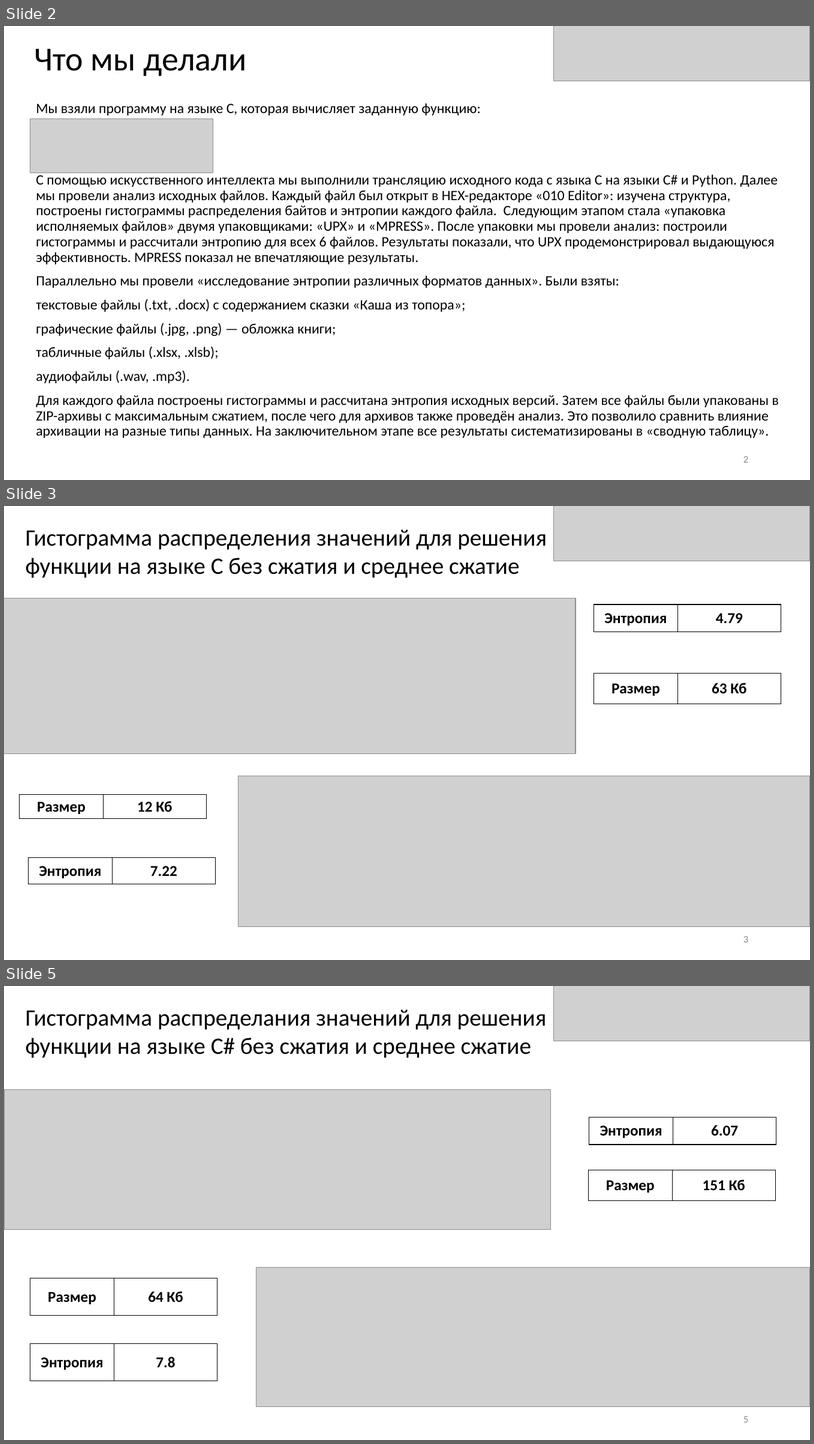
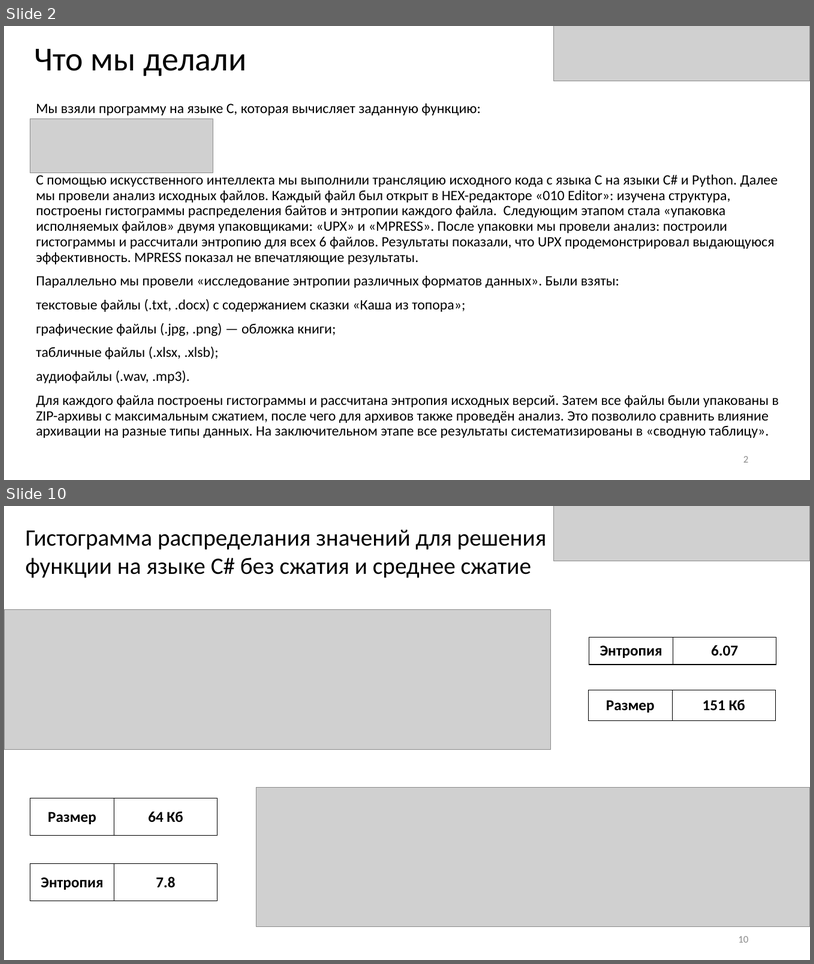
Before and after one commit to Ann1703/Reverse_Engineering_LAB, a slide deck: Лр2_С Буланый Дышлевая.pptx. Shown one above the other, each under a label of ours: slides 2, 3 and 5 before the commit, slides 2 and 10 after it; the slides between them are not shown. The pictures are 814x1444 and 814x964 pixels, drawn with LibreOffice and Linux fonts; fonts in the diff are those of the drawing; grey boxes stand for pictures. Boxes give left, top, right and bottom in pixels: in the first picture for what was removed or moved away, otherwise in the second. Text is boxed around its words. In the diff, an @@ line names an element or a change of style, - is before the commit and + after.

```diff
--- a/Лр2_С Буланый Дышлевая.pptx
+++ b/Лр2_С Буланый Дышлевая.pptx
@@ slide 3 removed at box(4, 506, 810, 960), background #FFFFFF @@
@@ picture removed at box(554, 506, 810, 561) @@
@@ text removed at box(26, 529, 547, 578) @@
-Гистограмма распределения значений для решения функции на языке C без сжатия и среднее сжатие
@@ picture removed at box(4, 598, 576, 754) @@
@@ table removed at box(594, 604, 782, 632), 1 rows, 2 columns @@
-Энтропия | 4.79
@@ table removed at box(594, 673, 782, 703), 1 rows, 2 columns @@
-Размер | 63 Кб
@@ picture removed at box(239, 776, 810, 927) @@
@@ table removed at box(19, 794, 207, 818), 1 rows, 2 columns @@
-Размер | 12 Кб
@@ table removed at box(28, 858, 216, 884), 1 rows, 2 columns @@
-Энтропия | 7.22
@@ page number removed at box(744, 936, 749, 942) @@
-3
@@ what was slide 5 is now slide 10 @@
@@ page number at box(738, 936, 749, 942): text changed @@
-5
+10
```
Also in this commit, not shown: 1 slide changed, 6 slides added.
